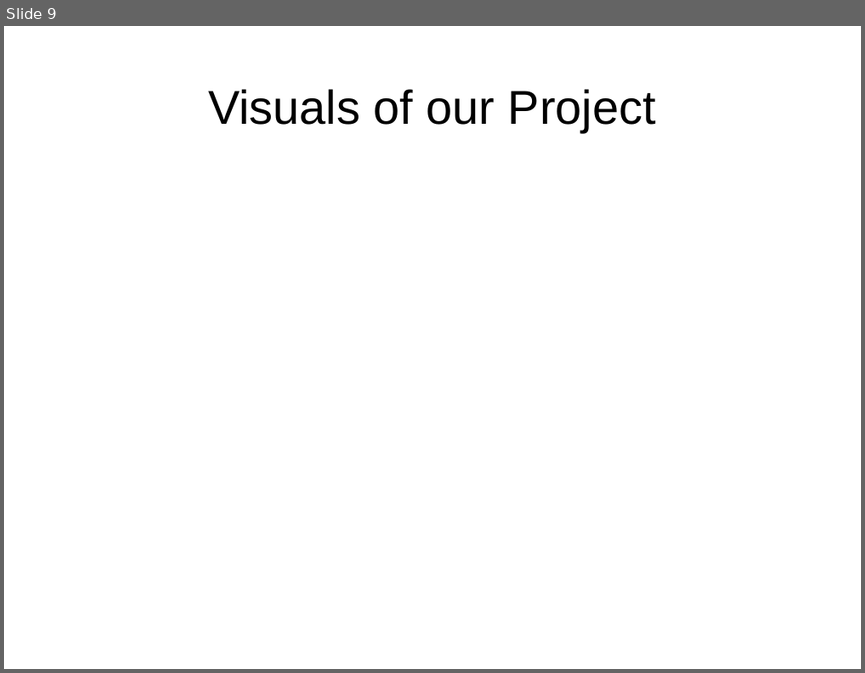
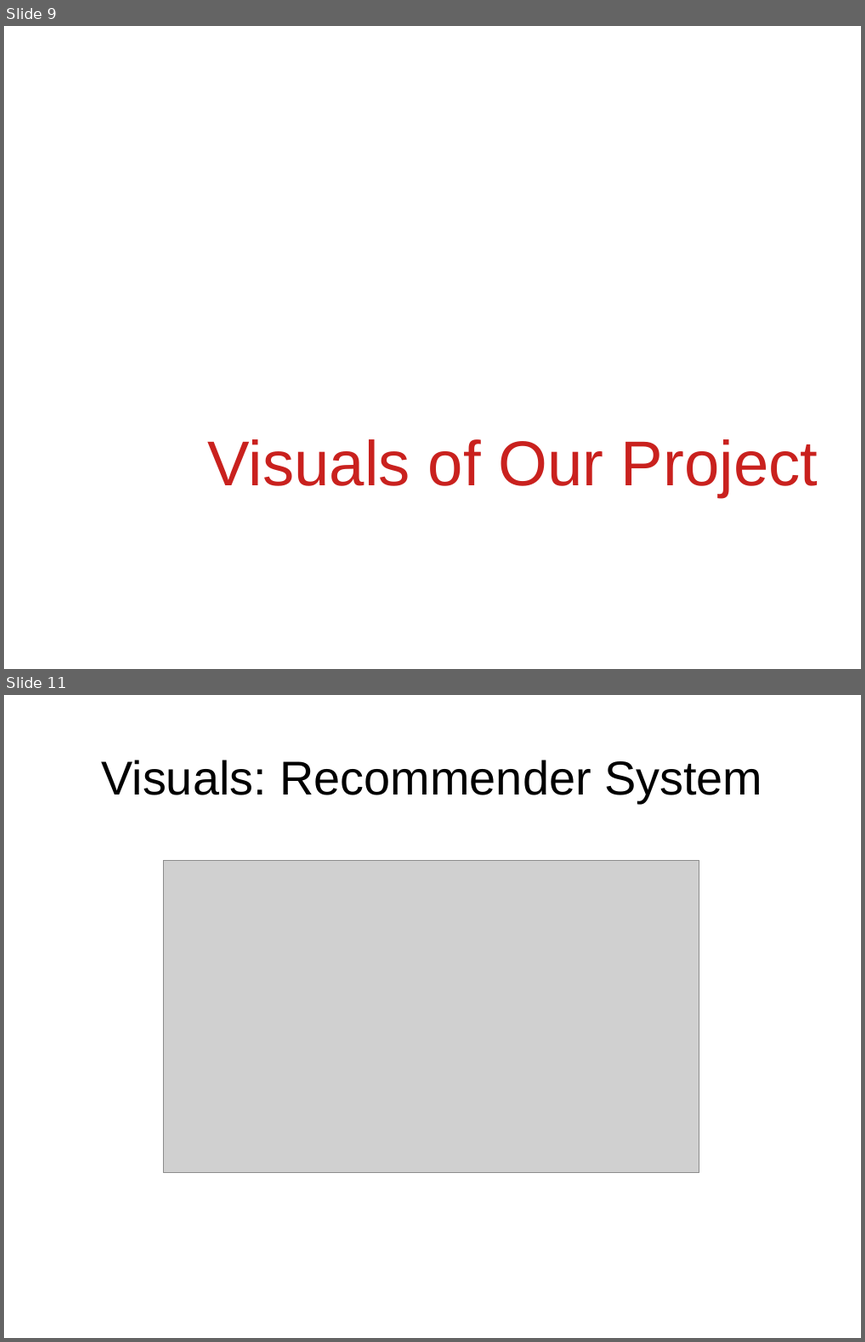
Before and after one commit to SaishaShetty/Machines-and-Sentiments, a slide deck: Project PPT.pptx. Shown one above the other, each under a label of ours: slide 9 before the commit, slides 9 and 11 after it; the slides between them are not shown. The pictures are 865x673 and 865x1342 pixels, drawn with LibreOffice and Linux fonts; fonts in the diff are those of the drawing; grey boxes stand for pictures; background and template pictures are left out. Boxes give left, top, right and bottom in pixels: in the first picture for what was removed or moved away, otherwise in the second. Text is boxed around its words. In the diff, an @@ line names an element or a change of style, - is before the commit and + after.

```diff
--- a/Project PPT.pptx
+++ b/Project PPT.pptx
@@ slide 11 added at [4,695,861,1338], background picture (left out) @@
@@ text added at [101,760,762,803], 44 pt, text #000000 @@
+Visuals: Recommender System
@@ picture added at [164,861,700,1174] @@
@@ slide 9 changed as well @@
@@ text at [208,439,817,498]: text changed; size 44 to 58.6 pt; text colour #000000 to #C9211E @@
-Visuals of our Project
+Visuals of Our Project
```
Also in this commit, not shown: 9 other slides changed, 2 other slides added.
